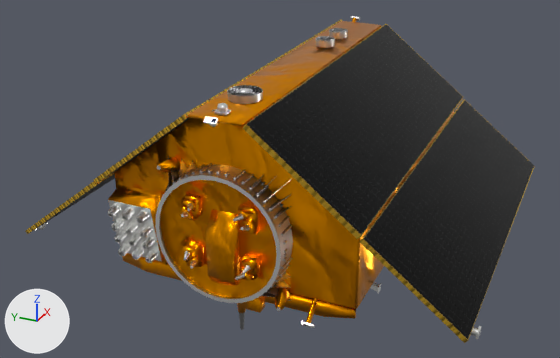
Before and after pictures for a commit that changed the glTF model site/models/sentinel6.glb.
Both versions are drawn from a 50 mm lens placed at (-6.9, -2.82, 3.2), pointed at (0.22, 0.38, -0.36). Arrows for +X, +Y and +Z are at lower left; the lights stay in place. The older version comes first. Where no turn or scale is listed for an object, it has been applied to the vertices. Vertices at exactly the same position are counted once.

Before the edit, the objects in view are built like this:
```python
ob_array = bpy.data.objects.new('array', me_cube_013)
ob_array.location = (-0.051, 0.009, 0.345)
ob_bus = bpy.data.objects.new('BUS', me_cylinder_007)
ob_bus.location = (0.576, 0.009, -0.006)
ob_gnss_pod_ro_spa = bpy.data.objects.new('GNSS_POD_RO_SPA', me_cylinder)
ob_gnss_pod_ro_spa.location = (-0.448, 0.009, 0.3)
```
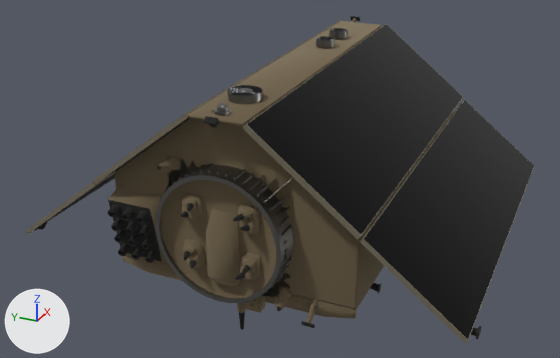
Changed parts and their boxes (x1, y1, x2, y2) in the pictures (560 x 358 px; the box of a moved part takes in the faces that stretch with it):
'array', surface changed: (25, 20, 534, 343) in both
'BUS', surface changed (brown to beige): (33, 16, 481, 339) in both
'GNSS_POD_RO_SPA', surface changed: (155, 28, 348, 303) in both
part 2 of me_cylinder_007, moved or reshaped: (160, 122, 376, 313) in both

Edits to the bpy script that builds the scene:
```text
Change mat_palettematerial003:
    remove # nodes: BsdfPrincipled, Mapping, NormalMap, OutputMaterial, SeparateColor, TexImage x3, UVMap x3
    remove # uses the picture img_corrugated_normal
    remove # uses the picture img_palettebasecolor
    remove # uses the picture img_palettemetallicroughness
    nodes: BsdfPrincipled, OutputMaterial
    colours: grey #a19a89
Change mat_metalao:
    remove mat_metalao.texture = img_senitnel6_ao
    add mat_metalao.base_color = (0.205, 0.205, 0.205)  # grey #7d7d7d
Change mat_palettematerial002:
    remove # nodes: BsdfPrincipled, OutputMaterial, SeparateColor, TexImage x2
    remove # uses the picture img_palettebasecolor
    remove # uses the picture img_palettemetallicroughness
    nodes: BsdfPrincipled, OutputMaterial
    colours: dark grey #4c4c4b
Change mat_palettematerial001:
    remove # nodes: BsdfPrincipled, NormalMap, OutputMaterial, SeparateColor, TexImage x3, UVMap x2
    remove # uses the picture img_foil_n
    remove # uses the picture img_palettebasecolor
    remove # uses the picture img_palettemetallicroughness
    nodes: BsdfPrincipled, OutputMaterial
    colours: beige #a09279
Change me_cube_013:
    where me_cube_013.from_pydata(...)  # 60 vertices, 72 faces; spans x -1.82..1.82, y -2.14..2.14, z -0.75..0.75
    used by ob_array; location = (-0.051, 0.009, 0.345)
    me_cube_013 part 1: texture (UV) coordinates changed
Change me_cylinder_007:
    where me_cylinder_007.from_pydata(...)  # 5007 vertices, 7417 faces; spans x -2.57..2.57, y -2.19..2.19, z -1.13..1.13
    used by ob_bus; location = (0.576, 0.009, -0.006)
    me_cylinder_007 part 2: 138 of 5007 vertices moved; they spanned x -2.56..-1.55, y -1.01..1.01, z -0.93..1.11 and now span x -2.56..-1.55, y -1.01..1.01, z -0.93..1.11; mean shift (0.0, 0.0, 0.0); largest move (-2.43, -0.33, -0.46) -> (-2.43, 0.33, 0.52)
```
